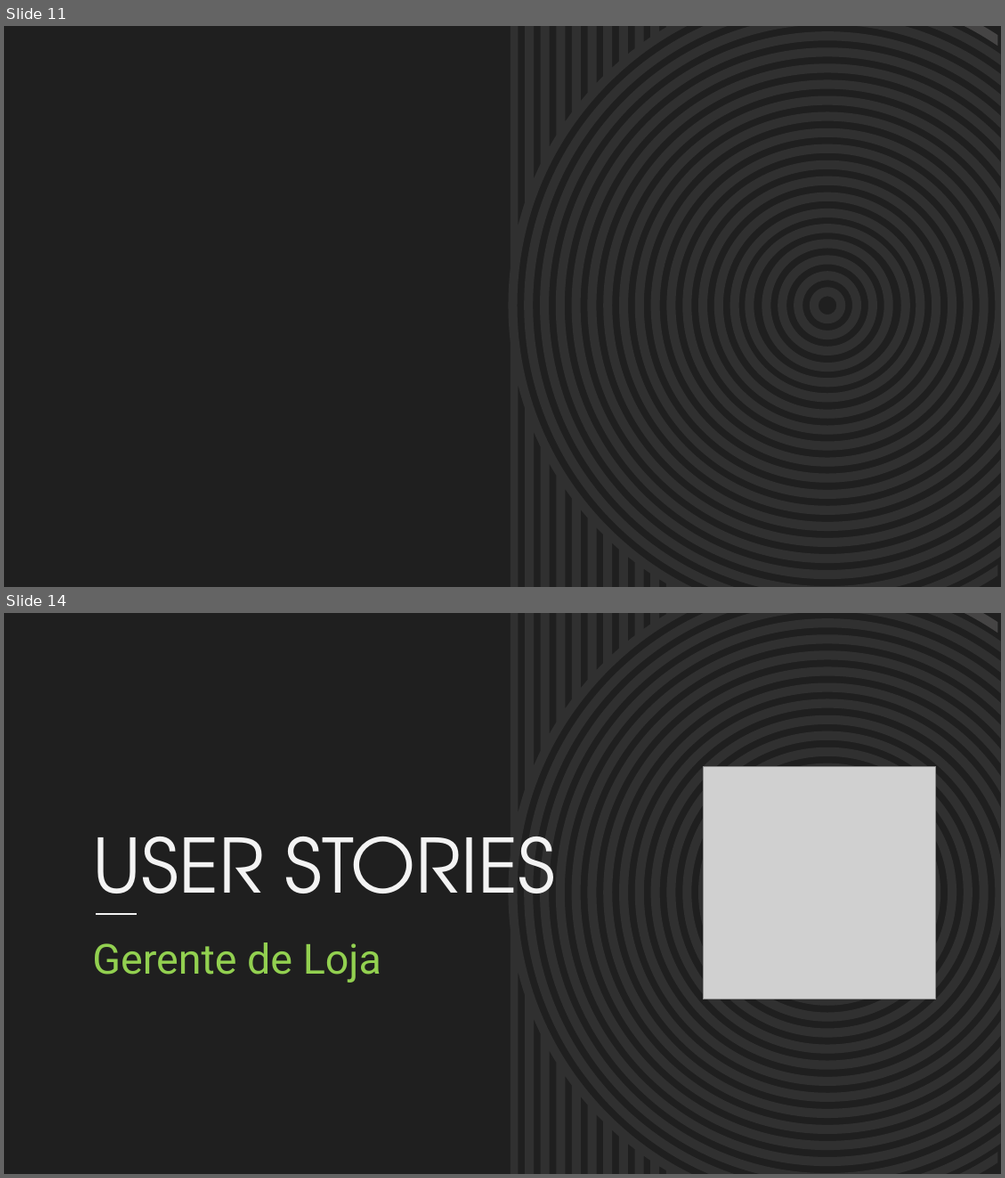
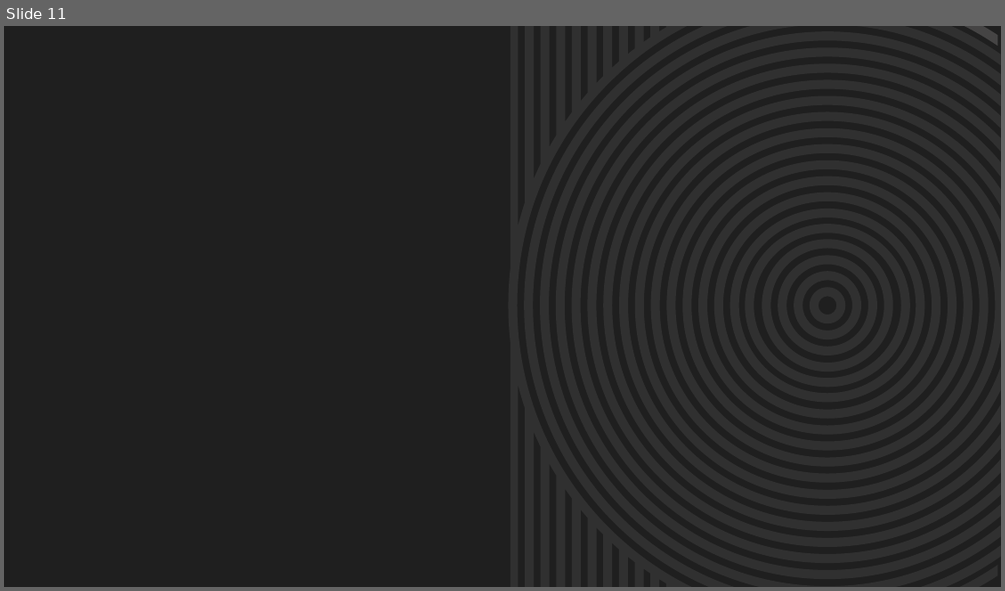
Before and after one commit to BandTec/primelloteirs, a slide deck: Documentacao/Slides KPRunnin.pptx. Shown one above the other, each under a label of ours: slides 11 and 14 before the commit, slide 11 after it; the slides between them are not shown. The pictures are 1005x1178 and 1005x591 pixels, drawn with LibreOffice and Linux fonts; fonts in the diff are those of the drawing; grey boxes stand for pictures; background and template pictures are left out. Boxes give left, top, right and bottom in pixels: in the first picture for what was removed or moved away, otherwise in the second. Text is boxed around its words. In the diff, an @@ line names an element or a change of style, - is before the commit and + after.

```diff
--- a/Documentacao/Slides KPRunnin.pptx
+++ b/Documentacao/Slides KPRunnin.pptx
@@ slide 14 removed at bbox=[4, 613, 1001, 1174], background #1F1F1F; not listed: 17 template elements that a slide beside it also shows @@
@@ freeform shape removed at bbox=[964, 613, 998, 633] @@
@@ picture removed at bbox=[703, 766, 935, 998] @@
@@ title removed at bbox=[92, 835, 556, 915] @@
-USER STORIES
@@ line removed from (96, 914) to (137, 914) @@
@@ subtitle removed at bbox=[92, 942, 381, 982] @@
-Gerente de Loja
@@ freeform shape removed at bbox=[960, 1151, 998, 1173] @@
```
Also in this commit, not shown: 3 slides changed, 4 other slides removed, 3 other files.
